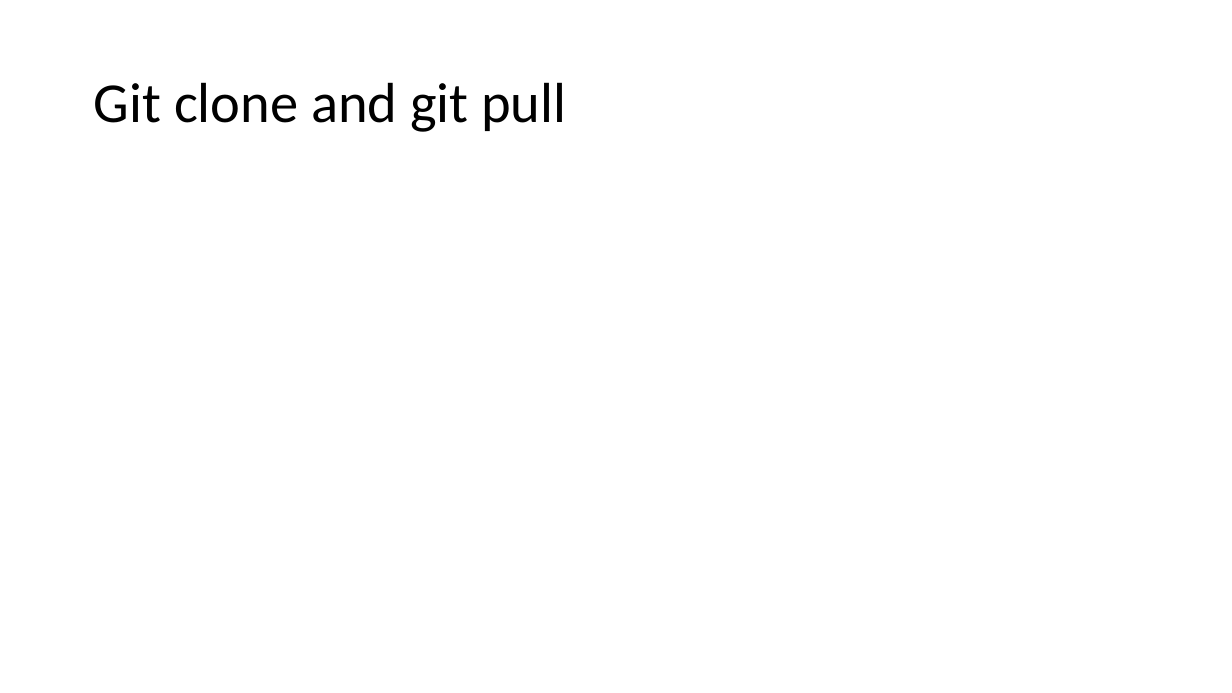
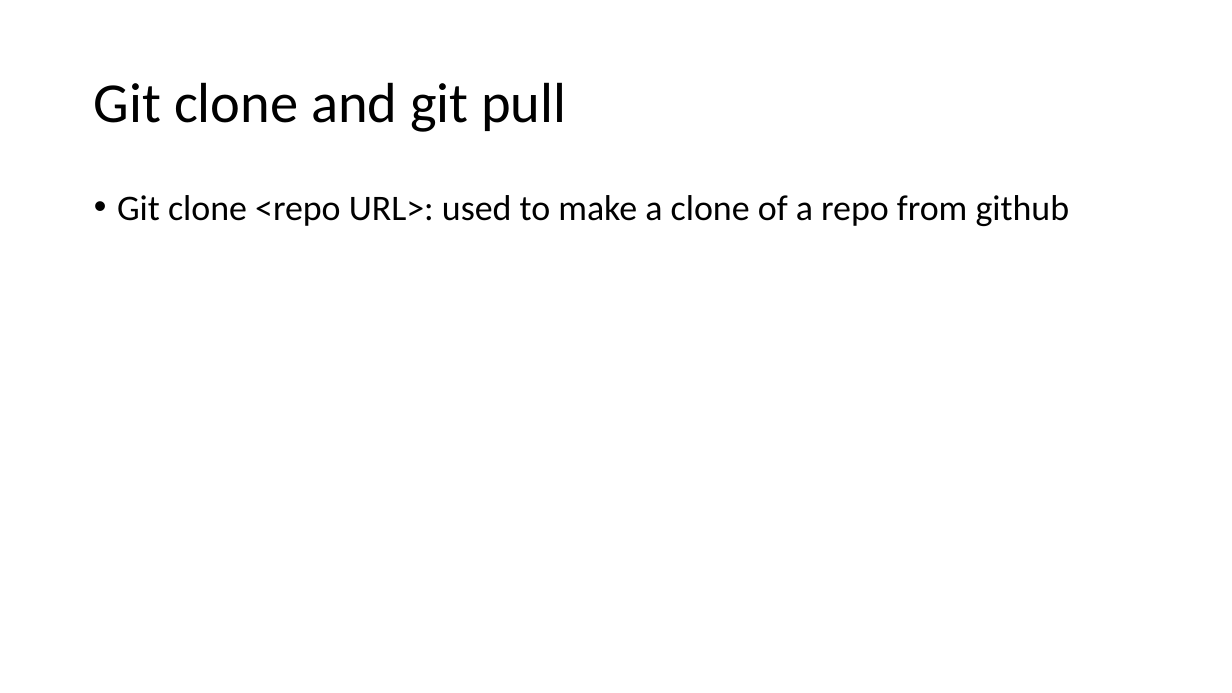
Before and after one commit to shahvishwa66/Python, a slide deck: slide 9 of Presentation1.pptx. Drawn at 1232x693 pixels with LibreOffice and Linux fonts; fonts in the diff are those of the drawing. Boxes give left, top, right and bottom in pixels: in the first picture for what was removed or moved away, otherwise in the second. Text is boxed around its words. In the diff, an @@ line names an element or a change of style, - is before the commit and + after.

Commit message:
add more to clone

```diff
--- a/Presentation1.pptx
+++ b/Presentation1.pptx
@@ text added at [117,195,1070,226], 28 pt, text #000000 @@
+• Git clone <repo URL>: used to make a clone of a repo from github
```
